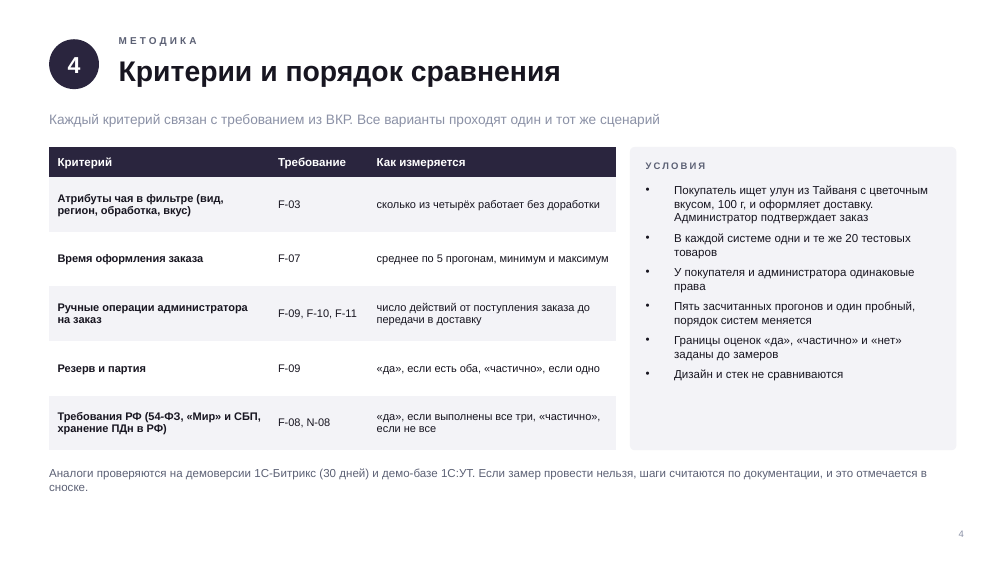
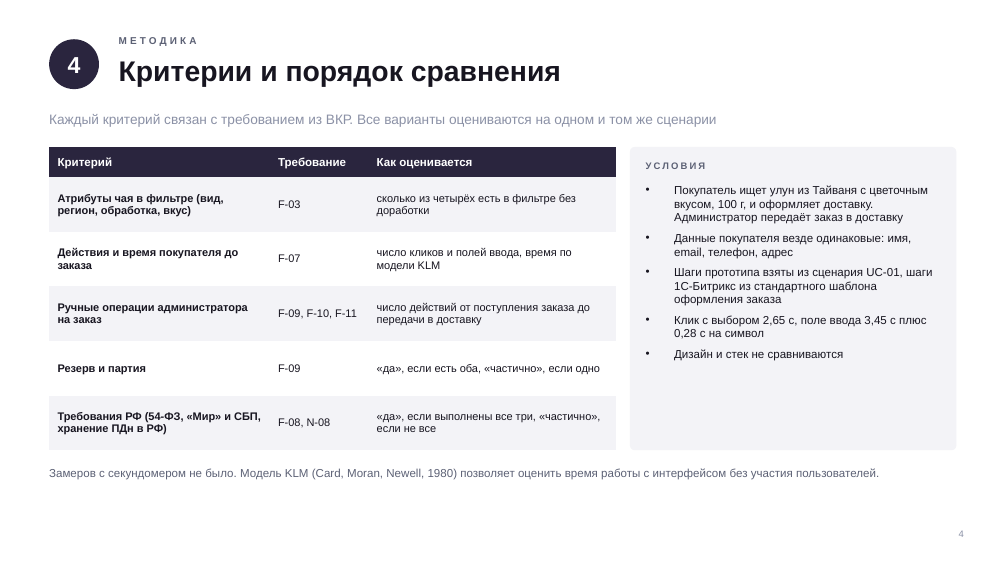
Before and after one commit to vfirsov/vfirsov-vr22-vkr, a slide deck: slide 5 of docs/Сравнение с аналогами — презентация.pptx. Drawn at 1008x567 pixels with LibreOffice and Linux fonts; fonts in the diff are those of the drawing; background and template pictures are left out. Boxes give left, top, right and bottom in pixels: in the first picture for what was removed or moved away, otherwise in the second. Text is boxed around its words. In the diff, an @@ line names an element or a change of style, - is before the commit and + after.

```diff
--- a/docs/Сравнение с аналогами — презентация.pptx
+++ b/docs/Сравнение с аналогами — презентация.pptx
@@ text at [49,114,717,127]: text changed @@
-Каждый критерий связан с требованием из ВКР. Все варианты проходят один и тот же сценарий
+Каждый критерий связан с требованием из ВКР. Все варианты оцениваются на одном и том же сценарии
@@ table at [49,147,617,439] @@
-row 1, column 3: Как измеряется
+row 1, column 3: Как оценивается
-row 2, column 3: сколько из четырёх работает без доработки
+row 2, column 3: сколько из четырёх есть в фильтре без доработки
-row 3, column 1: Время оформления заказа
+row 3, column 1: Действия и время покупателя до заказа
-row 3, column 3: среднее по 5 прогонам, минимум и максимум
+row 3, column 3: число кликов и полей ввода, время по модели KLM
@@ text at [674,185,932,338]: text changed @@
-• Покупатель ищет улун из Тайваня с цветочным вкусом, 100 г, и оформляет доставку. Администратор подтверждает заказ
-• В каждой системе одни и те же 20 тестовых товаров
-• У покупателя и администратора одинаковые права
-• Пять засчитанных прогонов и один пробный, порядок систем меняется
-• Границы оценок «да», «частично» и «нет» заданы до замеров
+• Покупатель ищет улун из Тайваня с цветочным вкусом, 100 г, и оформляет доставку. Администратор передаёт заказ в доставку
+• Данные покупателя везде одинаковые: имя, email, телефон, адрес
+• Шаги прототипа взяты из сценария UC-01, шаги 1С-Битрикс из стандартного шаблона оформления заказа
+• Клик с выбором 2,65 с, поле ввода 3,45 с плюс 0,28 с на символ
@@ text at [49,468,879,480]: text changed @@
-Аналоги проверяются на демоверсии 1С-Битрикс (30 дней) и демо-базе 1С:УТ. Если замер провести нельзя, шаги считаются по документации, и это отмечается в сноске.
+Замеров с секундомером не было. Модель KLM (Card, Moran, Newell, 1980) позволяет оценить время работы с интерфейсом без участия пользователей.
```
Also in this commit, not shown: 8 other slides changed, 3 slides removed, 3 other files.
